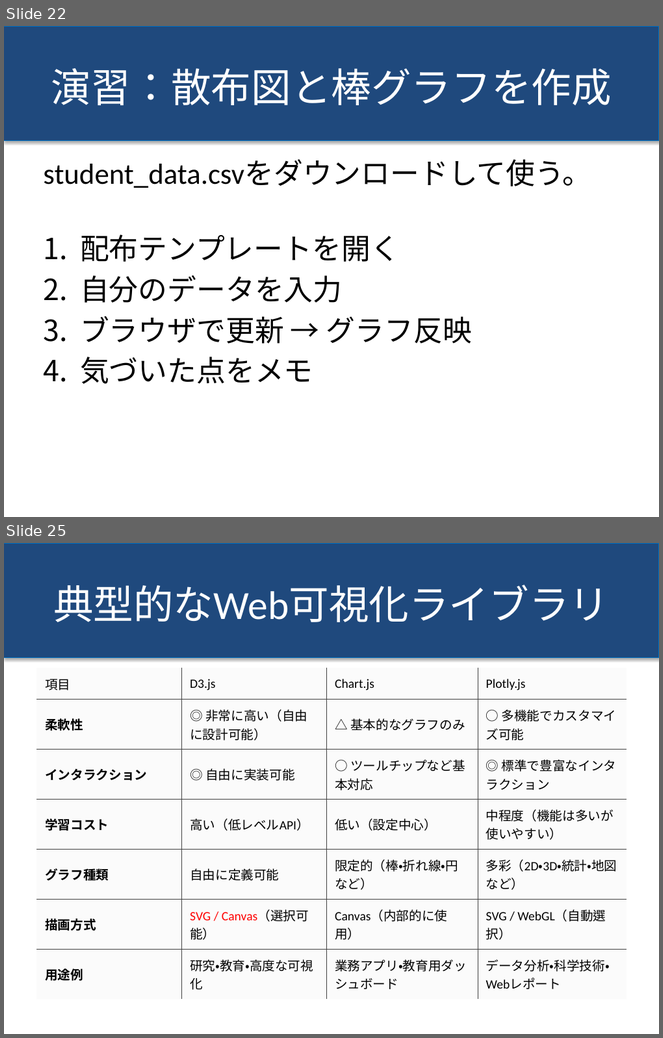
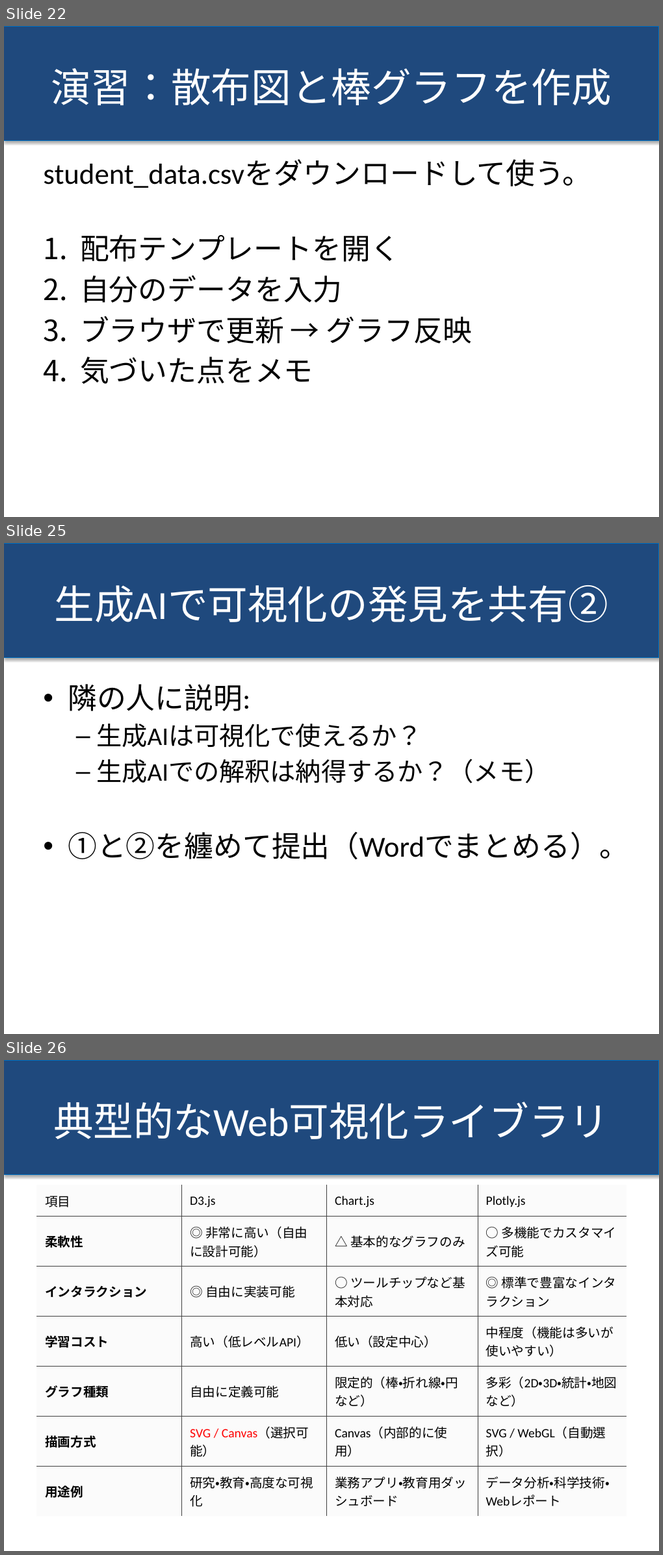
Before and after one commit to sit-xinli/infovis-1, a slide deck: データ可視化講義.pptx. Shown one above the other, each under a label of ours: slides 22 and 25 before the commit, slides 22, 25 and 26 after it; the slides between them are not shown. The pictures are 663x1038 and 663x1555 pixels, drawn with LibreOffice and Linux fonts; fonts in the diff are those of the drawing. Boxes give left, top, right and bottom in pixels: in the first picture for what was removed or moved away, otherwise in the second. Text is boxed around its words. In the diff, an @@ line names an element or a change of style, - is before the commit and + after.

```diff
--- a/データ可視化講義.pptx
+++ b/データ可視化講義.pptx
@@ slide 25 added at box(4, 543, 659, 1034), background #FFFFFF; not listed: 1 template element that a slide beside it also shows @@
@@ title added at box(55, 585, 608, 623), 44 pt, text #FFFFFF @@
+生成AIで可視化の発見を共有②
@@ text added at box(68, 684, 629, 860), 28 pt, text #000000 @@
+• 隣の人に説明:
+  – 生成AIは可視化で使えるか？
+  – 生成AIでの解釈は納得するか？（メモ）
+• ①と②を纏めて提出（Wordでまとめる）。
@@ what was slide 25 is now slide 26 @@
```
Also in this commit, not shown: 2 slides changed, 6 other files.
